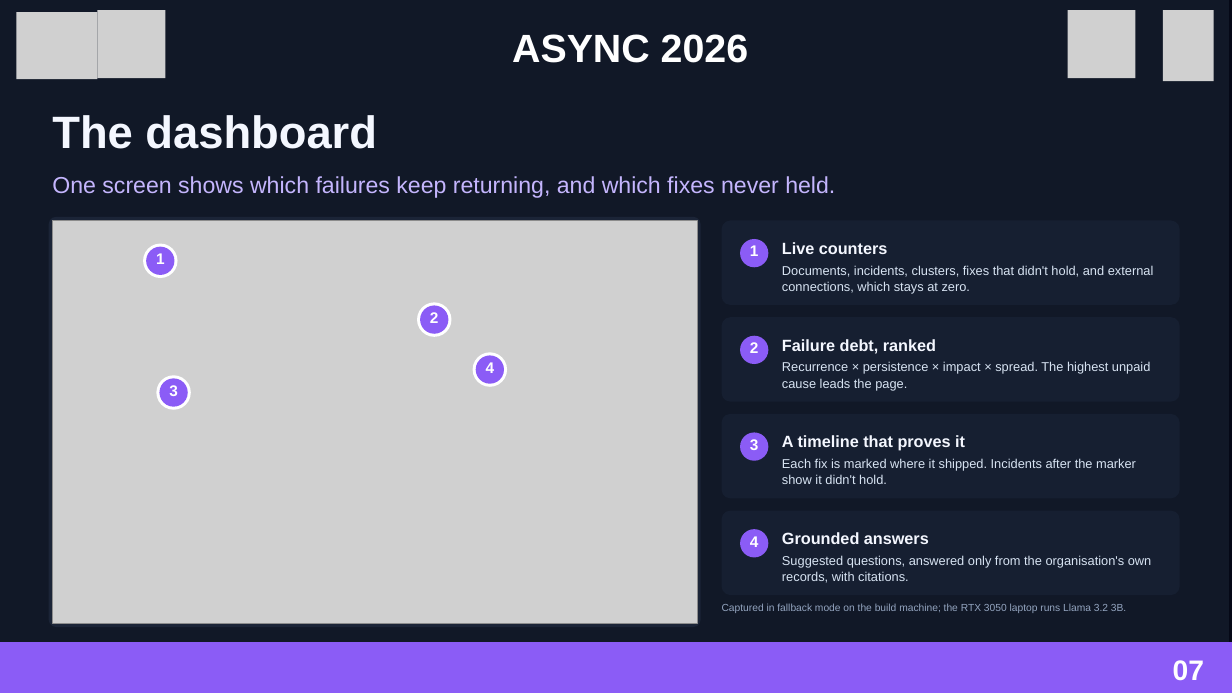
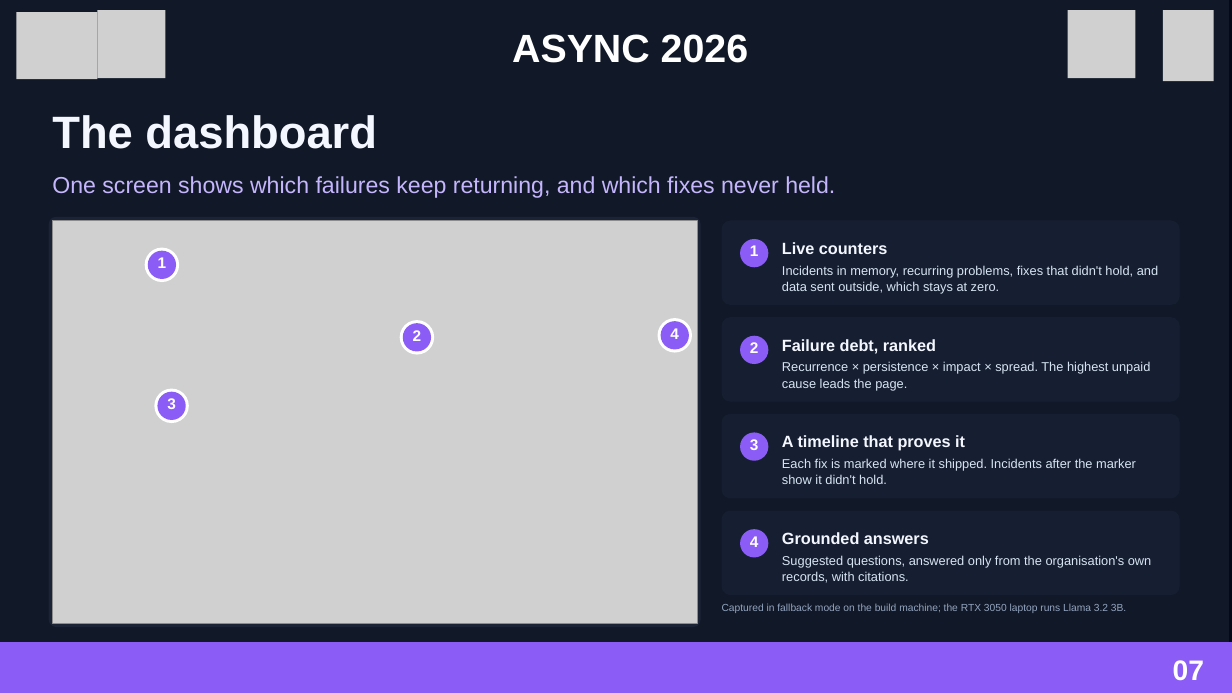
Before and after one commit to BradCage-afk/root-cause, a slide deck: slide 7 of docs/RootCause-ASYNC26-Final.pptx. Drawn at 1232x693 pixels with LibreOffice and Linux fonts; fonts in the diff are those of the drawing; grey boxes stand for pictures. Boxes give left, top, right and bottom in pixels: in the first picture for what was removed or moved away, otherwise in the second. Text is boxed around its words. In the diff, an @@ line names an element or a change of style, - is before the commit and + after.

```diff
--- a/docs/RootCause-ASYNC26-Final.pptx
+++ b/docs/RootCause-ASYNC26-Final.pptx
@@ 2 ellipses, 1 text: place and size @@
-2 ellipses, 1 text at [143, 243, 177, 278]
+2 ellipses, 1 text at [145, 248, 179, 282]
@@ text at [782, 265, 1158, 294]: text changed @@
-Documents, incidents, clusters, fixes that didn't hold, and external connections, which stays at zero.
+Incidents in memory, recurring problems, fixes that didn't hold, and data sent outside, which stays at zero.
@@ ellipse: place and size @@
-ellipse at [417, 302, 452, 337]
+ellipse at [400, 320, 434, 355]
@@ text "2": place and size @@
-text "2" at [430, 312, 439, 323]
+text "2" at [413, 330, 422, 341]
@@ ellipse: place and size @@
-ellipse at [420, 306, 448, 334]
+ellipse at [403, 323, 431, 352]
@@ 2 ellipses, 1 text: place and size @@
-2 ellipses, 1 text at [472, 352, 507, 387]
+2 ellipses, 1 text at [657, 318, 692, 352]
@@ 2 ellipses, 1 text: place and size @@
-2 ellipses, 1 text at [156, 375, 191, 410]
+2 ellipses, 1 text at [155, 389, 189, 423]
```
Also in this commit, not shown: 1 other slide changed, 40 other files.
